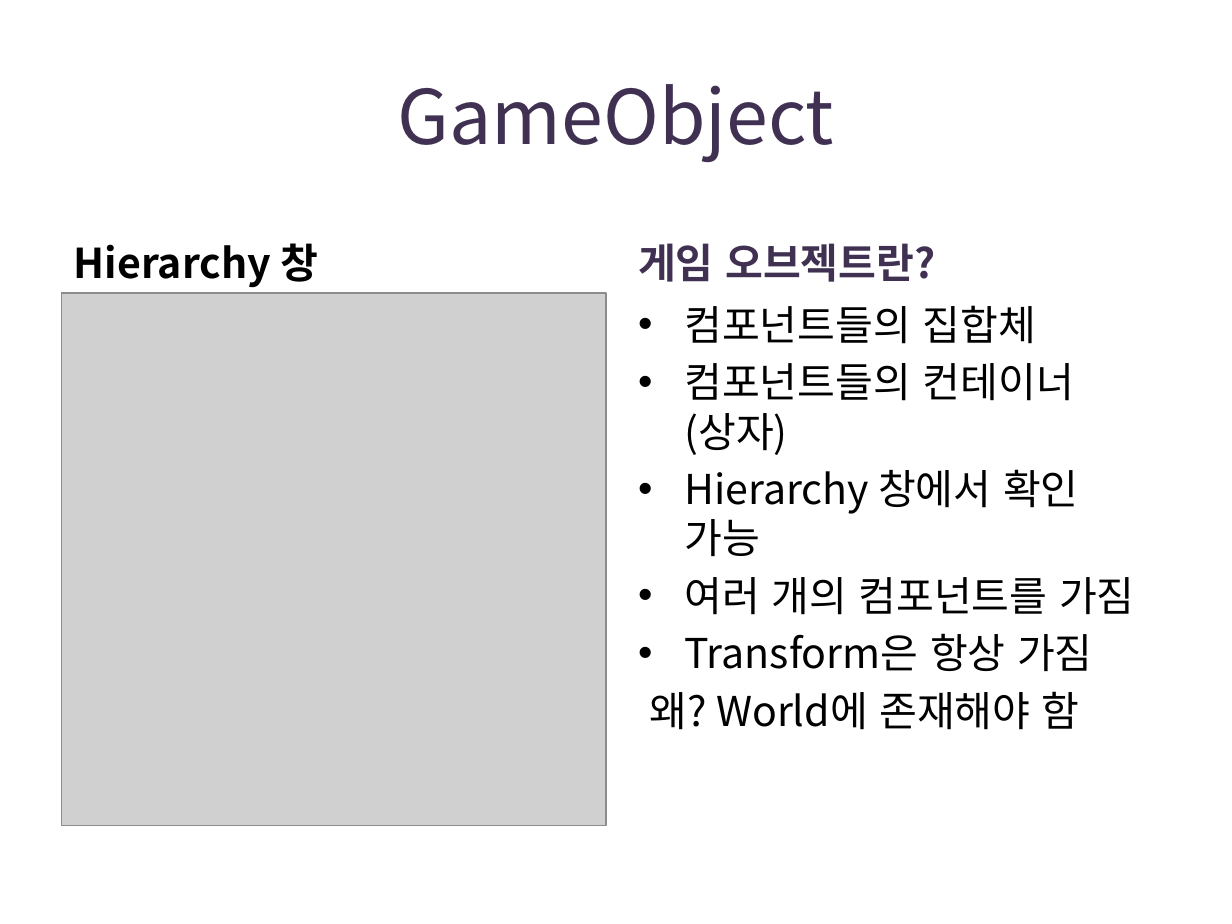
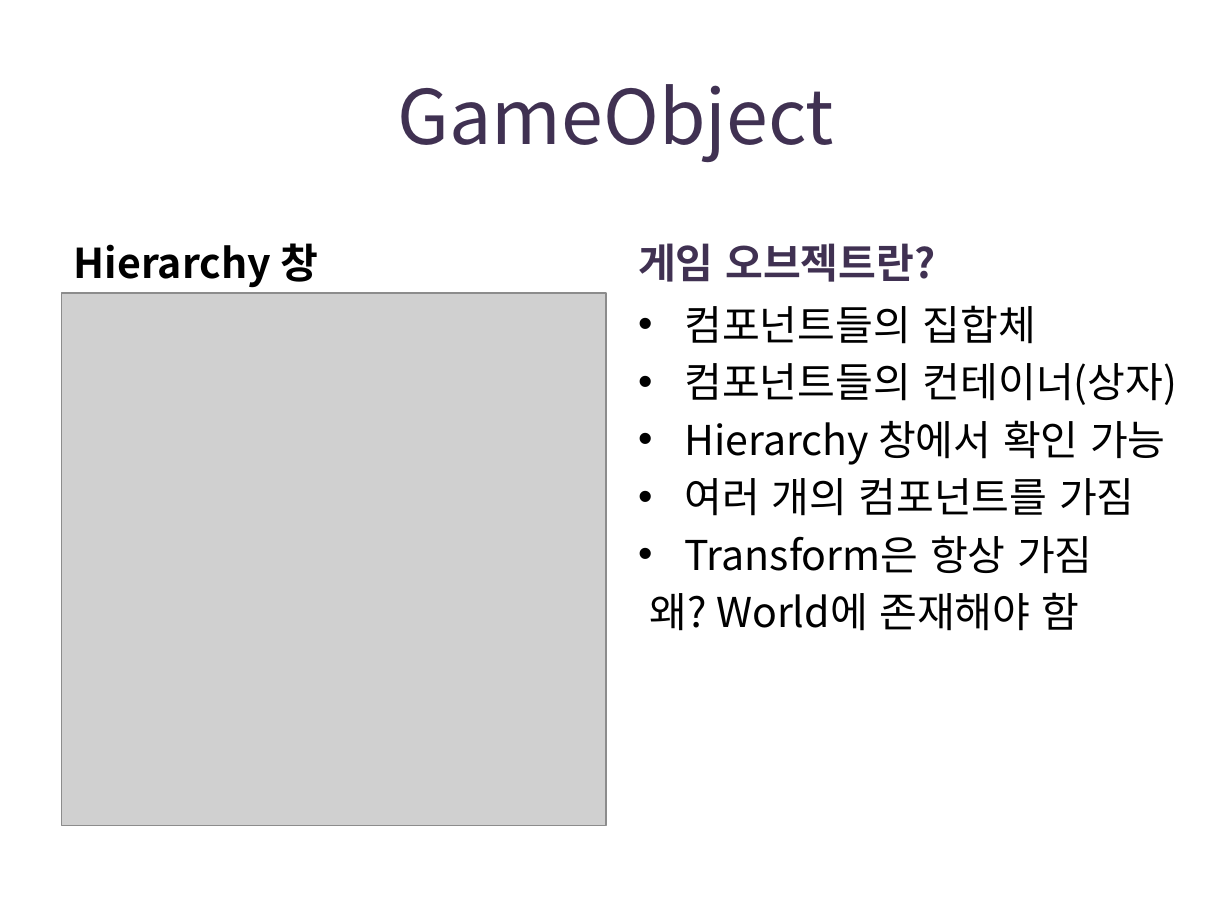
Before and after one commit to IamGroooooot/cien-unity-2019, a slide deck: slide 30 of 1주차.pptx. Drawn at 1232x924 pixels with LibreOffice and Linux fonts; fonts in the diff are those of the drawing; grey boxes stand for pictures. Boxes give left, top, right and bottom in pixels: in the first picture for what was removed or moved away, otherwise in the second. Text is boxed around its words. In the diff, an @@ line names an element or a change of style, - is before the commit and + after.

```diff
--- a/1주차.pptx
+++ b/1주차.pptx
@@ text "컴포넌트들의 집합체" rewrapped from (650, 305, 1135, 730) to (650, 305, 1177, 631) @@
```
Also in this commit, not shown: 6 other slides changed, 1 other file.
